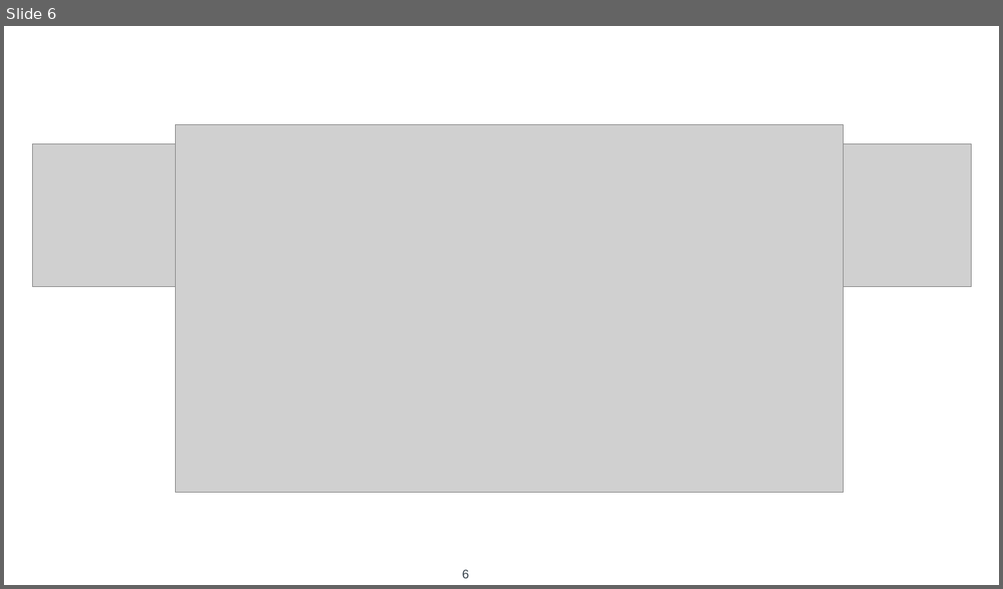
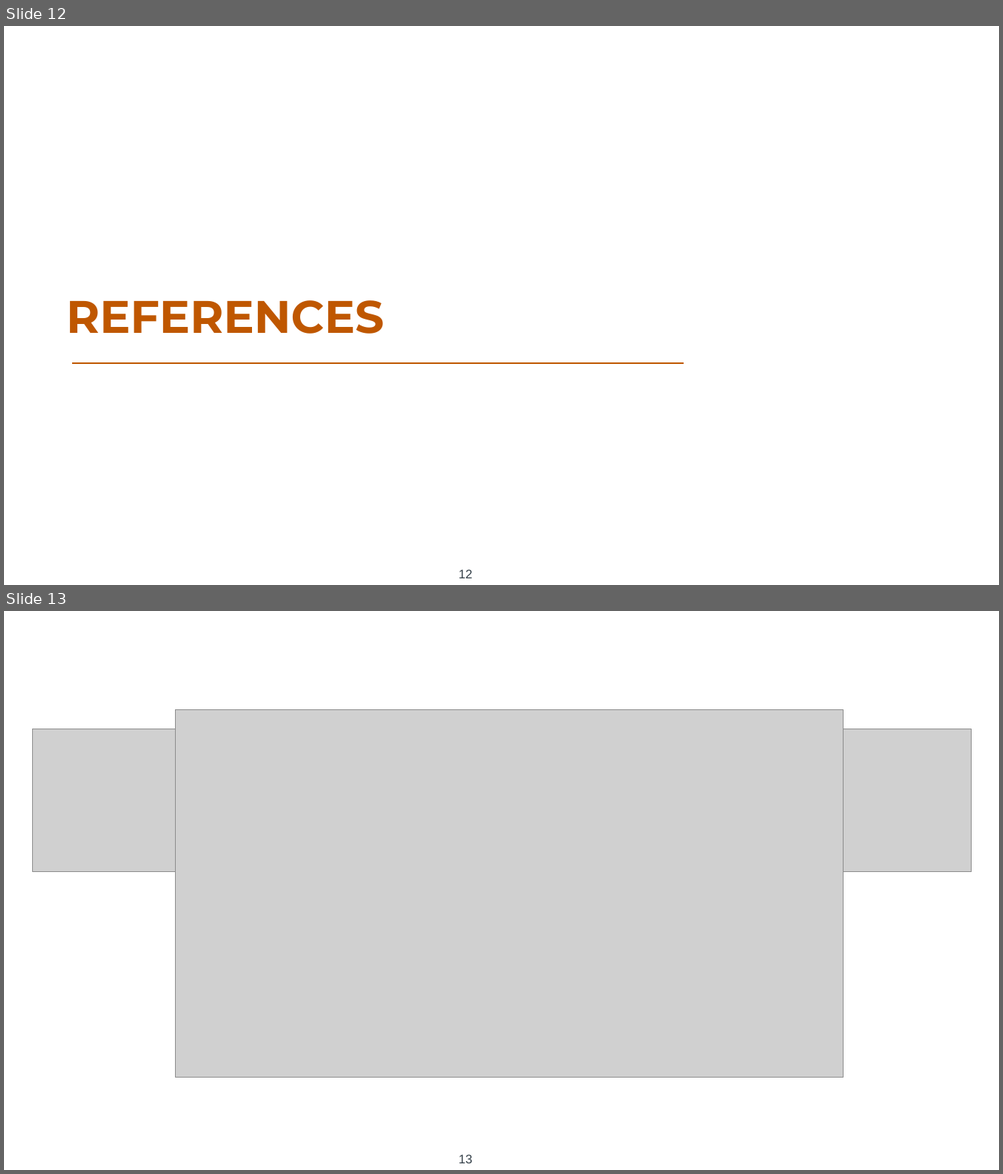
Before and after one commit to rebpoli/Doutorado, a slide deck: Research/PAPER/2024-05 - Proposal - Draft/2024-05-28 - Proposal Draft.pptx. Shown one above the other, each under a label of ours: slide 6 before the commit, slides 12 and 13 after it. The pictures are 1003x589 and 1003x1174 pixels, drawn with LibreOffice and Linux fonts; fonts in the diff are those of the drawing; grey boxes stand for pictures; background and template pictures are left out. Boxes give left, top, right and bottom in pixels: in the first picture for what was removed or moved away, otherwise in the second. Text is boxed around its words. In the diff, an @@ line names an element or a change of style, - is before the commit and + after.

```diff
--- a/Research/PAPER/2024-05 - Proposal - Draft/2024-05-28 - Proposal Draft.pptx
+++ b/Research/PAPER/2024-05 - Proposal - Draft/2024-05-28 - Proposal Draft.pptx
@@ slide 12 added at box(4, 26, 999, 585), background #FFFFFF; not listed: 1 template element that a slide beside it also shows @@
@@ title added at box(66, 301, 384, 334), 44 pt, text #BF5700, bold @@
+REFERENCES
@@ line added from (73, 364) to (684, 364), #BF5700 1.5 pt @@
@@ rectangle added at box(23, 519, 221, 585), fill #FFFFFF, outline #FFFFFF 1 pt @@
@@ rectangle added at box(801, 519, 999, 585), fill #FFFFFF, outline #FFFFFF 1 pt @@
@@ what was slide 6 is now slide 13 @@
@@ page number at box(458, 1155, 472, 1164): text changed @@
-6
+13
```
Also in this commit, not shown: 3 slides changed, 7 other slides added, 1 slide removed.
